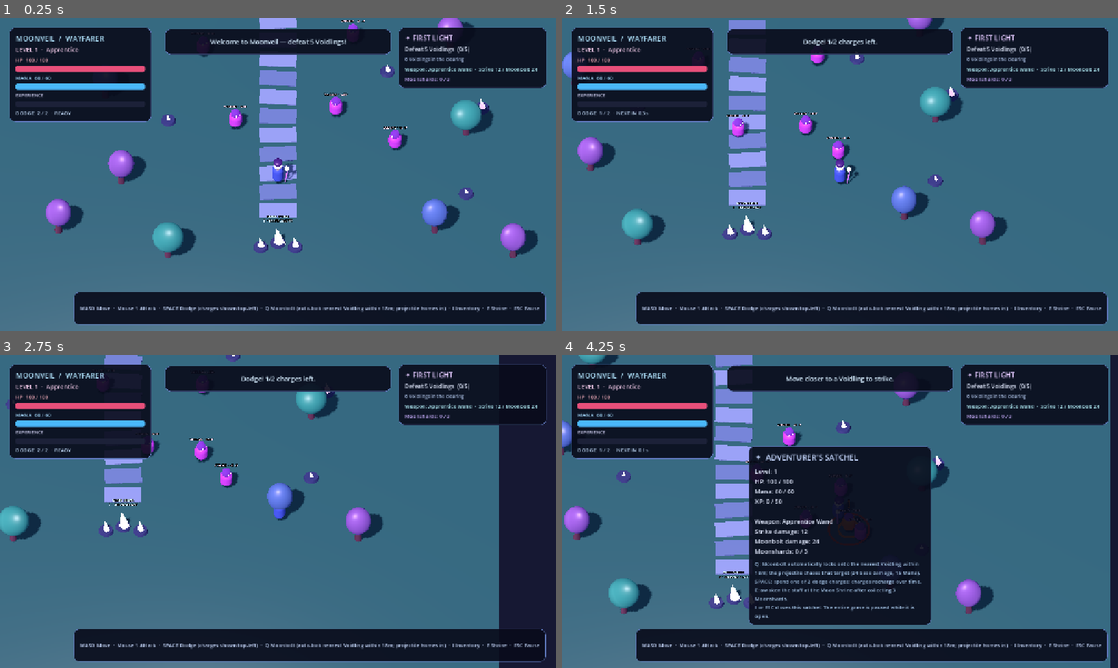
Above: before the commit, frames 1-4 (two rows, left to right).
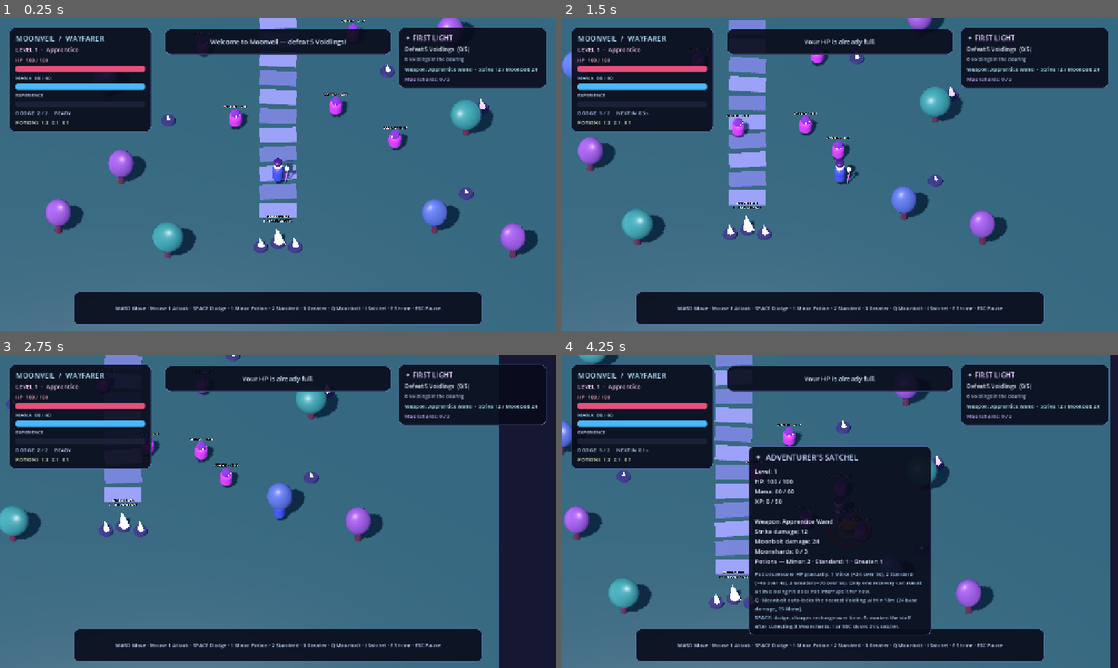
Above: after the commit, the same moments.

Repository: Mia29520050/project-M
Game: Godot game, scene res://scenes/main.tscn
Two runs of this game, one before a commit and one after it. Both use one fixed random seed, a clock stepped at 60 frames per second and the inputs below. This scene is started directly instead of the project's main scene.
Inputs (mouse positions are in pixels of both pictures, inside the frame that each line leads up to):
- Up to frame 1 (0.25 s): no input
- Up to frame 2 (1.5 s): tap Enter at 0.5 s; move the mouse to (962, 158) at 0.52 s; hold D (move_right) 0.53-1.28 s; hold Space (dodge) 0.53-1.28 s; tap 3 (potion_greater, bound only after the commit) at 0.8, 1.35 s; move the mouse to (728, 190) at 1.27 s; hold S (move_down) from 1.28 s (still down)
- Up to frame 3 (2.75 s): tap 1 (potion_minor, bound only after the commit) at 1.55 s; move the mouse to (333, 442) at 2.02 s; release S (move_down) at 2.03 s; hold D (move_right) from 2.03 s (still down); hold 1 (potion_minor, bound only after the commit) from 2.03 s (still down); tap 2 (potion_standard, bound only after the commit) at 2.3 s
- Up to frame 4 (4.25 s): move the mouse to (812, 574) at 2.77 s; release D (move_right) at 2.78 s; release 1 (potion_minor, bound only after the commit) at 2.78 s; hold W (move_up) 2.78-3.53 s; tap 2 (potion_standard, bound only after the commit) at 2.85 s; tap Space (dodge) at 3.05 s; move the mouse to (1006, 558) at 3.52 s; press the mouse at (1006, 558) at 3.53 s; hold A (move_left) from 3.53 s (still down); tap 3 (potion_greater, bound only after the commit) at 3.8 s; tap I (inventory) at 4.15 s

The runs differ from the first frame. In frame 1, 2.7% of the frame differs, in the area x 1-99%, y 31-99%; in frame 2, 2.8%; in frame 3, 2.1%; in frame 4, 5.2%, in the area x 1-99%, y 6-99%.

Commit message:
Add gradual healing potion grades

Diff:
--- a/project.godot
+++ b/project.godot
@@ -64,6 +64,18 @@
 "deadzone": 0.5,
 "events": [Object(InputEventKey,"physical_keycode":69)]
 }
+potion_minor={
+"deadzone": 0.5,
+"events": [Object(InputEventKey,"physical_keycode":49)]
+}
+potion_standard={
+"deadzone": 0.5,
+"events": [Object(InputEventKey,"physical_keycode":50)]
+}
+potion_greater={
+"deadzone": 0.5,
+"events": [Object(InputEventKey,"physical_keycode":51)]
+}
 pause={
 "deadzone": 0.5,
 "events": [Object(InputEventKey,"keycode":4194305)]
--- a/scripts/game_controller.gd
+++ b/scripts/game_controller.gd
@@ -14,6 +14,7 @@
 var hp_label: Label
 var mana_label: Label
 var dodge_label: Label
+var potion_label: Label
 var _inventory_paused := false
 var weapon_label: Label
 var shard_label: Label
@@ -56,6 +57,7 @@
 		return
 	_time += delta
 	_refresh_dodge_hud()
+	_refresh_potion_hud()
 
 func _physics_process(_delta: float) -> void:
 	if get_tree().paused:
@@ -102,6 +104,18 @@
 		return
 
 	if get_tree().paused:
+		return
+	if is_instance_valid(player) and event.is_action_pressed("potion_minor"):
+		player.call("use_healing_potion", 0)
+		get_viewport().set_input_as_handled()
+		return
+	if is_instance_valid(player) and event.is_action_pressed("potion_standard"):
+		player.call("use_healing_potion", 1)
+		get_viewport().set_input_as_handled()
+		return
+	if is_instance_valid(player) and event.is_action_pressed("potion_greater"):
+		player.call("use_healing_potion", 2)
+		get_viewport().set_input_as_handled()
 		return
 	if event.is_action_pressed("interact"):
 		if not is_instance_valid(player):
@@ -390,7 +404,7 @@
 	full.mouse_filter = Control.MOUSE_FILTER_IGNORE
 	hud_layer.add_child(full)
 
-	var stats_panel := _make_panel(full, Vector2(326, 216))
+	var stats_panel := _make_panel(full, Vector2(326, 240))
 	stats_panel.position = Vector2(22, 22)
 	var stats_box := VBoxContainer.new()
 	stats_box.add_theme_constant_override("separation", 5)
@@ -404,6 +418,7 @@
 	_make_label(stats_box, "EXPERIENCE", 11, Color(0.81, 0.81, 0.94))
 	xp_bar = _make_bar(stats_box, Color(0.69, 0.48, 1.0))
 	dodge_label = _make_label(stats_box, "DODGE  2 / 2  ·  READY", 12, Color(0.78, 0.88, 1.0))
+	potion_label = _make_label(stats_box, "POTIONS  1:2  2:1  3:0", 12, Color(0.86, 0.91, 0.74))
 
 	var quest_panel := _make_panel(full, Vector2(340, 128))
 	quest_panel.anchor_left = 1.0
@@ -432,7 +447,7 @@
 	controls_panel.offset_right = 470.0
 	controls_panel.offset_top = -90.0
 	controls_panel.offset_bottom = -14.0
-	var controls := _make_label(controls_panel, "WASD Move  ·  Mouse 1 Attack  ·  SPACE Dodge (charges shown top-left)  ·  Q Moonbolt (auto-lock nearest Voidling within 18m; projectile homes in)  ·  I Inventory  ·  E Shrine  ·  ESC Pause", 12, Color(0.79, 0.86, 1.0))
+	var controls := _make_label(controls_panel, "WASD Move · Mouse 1 Attack · SPACE Dodge · 1 Minor Potion · 2 Standard · 3 Greater · Q Moonbolt · I Satchel · E Shrine · ESC Pause", 12, Color(0.79, 0.86, 1.0))
 	controls.horizontal_alignment = HORIZONTAL_ALIGNMENT_CENTER
 	controls.vertical_alignment = VERTICAL_ALIGNMENT_CENTER
 
@@ -465,7 +480,7 @@
 	_make_label(inventory_box, "✦  ADVENTURER'S SATCHEL", 18, Color(0.78, 0.85, 1.0))
 	inventory_label = _make_label(inventory_box, "", 14)
 	inventory_label.autowrap_mode = TextServer.AUTOWRAP_WORD_SMART
-	var inventory_hint := _make_label(inventory_box, "Q: Moonbolt automatically locks onto the nearest Voidling within 18m; the projectile chases that target (24 base damage, 15 Mana).\nSPACE: spend one of 2 dodge charges; charges recharge over time.\nE: awaken the staff at the Moon Shrine after collecting 3 Moonshards.\nI or ESC closes this satchel. The entire game is paused while it is open.", 12, Color(0.67, 0.80, 0.94))
+	var inventory_hint := _make_label(inventory_box, "Potions recover HP gradually: 1 Minor (+24 over 3s), 2 Standard (+45 over 4s), 3 Greater (+70 over 5s). Only one recovery can run at a time; being hit does not interrupt it for now.\nQ: Moonbolt auto-locks the nearest Voidling within 18m (24 base damage, 15 Mana).\nSPACE: dodge; charges recharge over time. E: awaken the staff after collecting 3 Moonshards. I or ESC closes this satchel.", 12, Color(0.67, 0.80, 0.94))
 	inventory_hint.autowrap_mode = TextServer.AUTOWRAP_WORD_SMART
 	inventory_panel.hide()
 
@@ -519,6 +534,11 @@
 	if is_instance_valid(death_panel):
 		death_panel.show()
 
+func _refresh_potion_hud() -> void:
+	if not is_instance_valid(player) or not is_instance_valid(potion_label):
+		return
+	potion_label.text = player.call("get_potion_status_text")
+
 func _refresh_dodge_hud() -> void:
 	if not is_instance_valid(player) or not is_instance_valid(dodge_label):
 		return
@@ -545,10 +565,12 @@
 	enemy_label.text = "%d Voidlings in the clearing" % get_tree().get_nodes_in_group("enemies").size()
 	_refresh_dodge_hud()
 	if inventory_panel != null:
-		inventory_label.text = "Level: %d\nHP: %d / %d\nMana: %d / %d\nXP: %d / %d\n\nWeapon: %s\nStrike damage: %d\nMoonbolt damage: %d\nMoonshards: %d / 3" % [
+		inventory_label.text = "Level: %d\nHP: %d / %d\nMana: %d / %d\nXP: %d / %d\n\nWeapon: %s\nStrike damage: %d\nMoonbolt damage: %d\nMoonshards: %d / 3\nPotions — Minor: %d · Standard: %d · Greater: %d%s" % [
 			player.level, player.hp, player.max_hp, player.mana, player.max_mana,
 			player.xp, player.xp_to_next, player.weapon_name, player.base_damage + player.weapon_bonus,
-			player.magic_damage + player.weapon_bonus * 2, player.moon_shards
+			player.magic_damage + player.weapon_bonus * 2, player.moon_shards,
+			player.minor_potions, player.standard_potions, player.greater_potions,
+			"\nHealing in progress: %.1fs left" % player._healing_time_remaining if player._healing_active else ""
 		]
 
 func _show_toast(message: String) -> void:
--- a/scripts/player.gd
+++ b/scripts/player.gd
@@ -13,6 +13,13 @@
 const PLAYER_HIT_FLASH_DURATION := 0.12
 const HIT_BLINK_INTERVAL := 0.075
 const GRAVITY := 22.0
+
+enum PotionGrade { MINOR, STANDARD, GREATER }
+const POTION_RECOVERY := {
+	PotionGrade.MINOR: {"name": "Minor", "amount": 24, "duration": 3.0},
+	PotionGrade.STANDARD: {"name": "Standard", "amount": 45, "duration": 4.0},
+	PotionGrade.GREATER: {"name": "Greater", "amount": 70, "duration": 5.0}
+}
 const MANA_REGEN_PER_SEC := 4.0
 const MANA_REGEN_DELAY_AFTER_CAST := 1.5
 const FALL_RESET_Y := -5.0
@@ -21,6 +28,15 @@
 var xp_to_next := 50
 var max_hp := 100
 var hp := 100
+# Consumables are run-scoped for this prototype; creating a new run creates a fresh loadout.
+var minor_potions := 2
+var standard_potions := 1
+var greater_potions := 1
+var _healing_active := false
+var _healing_total_amount := 0
+var _healing_applied_amount := 0
+var _healing_total_duration := 0.0
+var _healing_time_remaining := 0.0
 var max_mana := 60
 var mana := 60
 var base_damage := 12
@@ -213,6 +229,8 @@
 		velocity.z = move_toward(velocity.z, 0.0, WALK_SPEED * delta * 3.0)
 		return
 
+	_update_healing(delta)
+
 	if _mana_regen_delay > 0.0:
 		_mana_regen_delay = maxf(0.0, _mana_regen_delay - delta)
 	elif mana < max_mana:
@@ -261,6 +279,81 @@
 	move_and_slide()
 	if _dodge_timer <= 0.0 and _invulnerability_timer <= 0.0:
 		_end_dodge_collision_phase()
+
+func _update_healing(delta: float) -> void:
+	if not _healing_active:
+		return
+	if _defeated or hp >= max_hp:
+		_healing_active = false
+		_healing_time_remaining = 0.0
+		stats_changed.emit()
+		return
+
+	var elapsed_before := _healing_total_duration - _healing_time_remaining
+	var elapsed_now := minf(_healing_total_duration, elapsed_before + delta)
+	_healing_time_remaining = maxf(0.0, _healing_total_duration - elapsed_now)
+	var target_restored := int(floor(float(_healing_total_amount) * elapsed_now / _healing_total_duration))
+	if _healing_time_remaining <= 0.0:
+		target_restored = _healing_total_amount
+	var restore_now := maxi(0, target_restored - _healing_applied_amount)
+	_healing_applied_amount = target_restored
+	if restore_now > 0:
+		var actual_restore := mini(restore_now, max_hp - hp)
+		hp += actual_restore
+		if actual_restore > 0:
+			stats_changed.emit()
+	if _healing_time_remaining <= 0.0:
+		_healing_active = false
+		notification_requested.emit("Potion recovery complete.")
+		stats_changed.emit()
+
+func use_healing_potion(grade: int) -> void:
+	if _defeated:
+		return
+	if _healing_active:
+		notification_requested.emit("A potion is already restoring your HP.")
+		return
+	if hp >= max_hp:
+		notification_requested.emit("Your HP is already full.")
+		return
+	if not POTION_RECOVERY.has(grade):
+		return
+
+	var profile: Dictionary = POTION_RECOVERY[grade]
+	var available := 0
+	match grade:
+		PotionGrade.MINOR: available = minor_potions
+		PotionGrade.STANDARD: available = standard_potions
+		PotionGrade.GREATER: available = greater_potions
+	if available <= 0:
+		notification_requested.emit("No %s potions left." % profile["name"])
+		return
+
+	match grade:
+		PotionGrade.MINOR: minor_potions -= 1
+		PotionGrade.STANDARD: standard_potions -= 1
+		PotionGrade.GREATER: greater_potions -= 1
+	_healing_total_amount = mini(int(profile["amount"]), max_hp - hp)
+	_healing_applied_amount = 0
+	_healing_total_duration = float(profile["duration"])
+	_healing_time_remaining = _healing_total_duration
+	_healing_active = _healing_total_amount > 0
+	notification_requested.emit("Used %s Potion: up to %d HP over %.0f seconds. The recovery continues if you are hit." % [profile["name"], _healing_total_amount, _healing_total_duration])
+	stats_changed.emit()
+
+func add_healing_potion(grade: int, amount: int = 1) -> void:
+	if amount <= 0:
+		return
+	match grade:
+		PotionGrade.MINOR: minor_potions += amount
+		PotionGrade.STANDARD: standard_potions += amount
+		PotionGrade.GREATER: greater_potions += amount
+	stats_changed.emit()
+
+func get_potion_status_text() -> String:
+	if _healing_active:
+		return "HEALING %.1fs  ·  1:%d  2:%d  3:%d" % [_healing_time_remaining, minor_potions, standard_potions, greater_potions]
+	return "POTIONS  1:%d  2:%d  3:%d" % [minor_potions, standard_potions, greater_potions]
 
 func _unhandled_input(event: InputEvent) -> void:
 	if _defeated or controls_locked:
Not shown, changed: docs/ROADMAP.md
